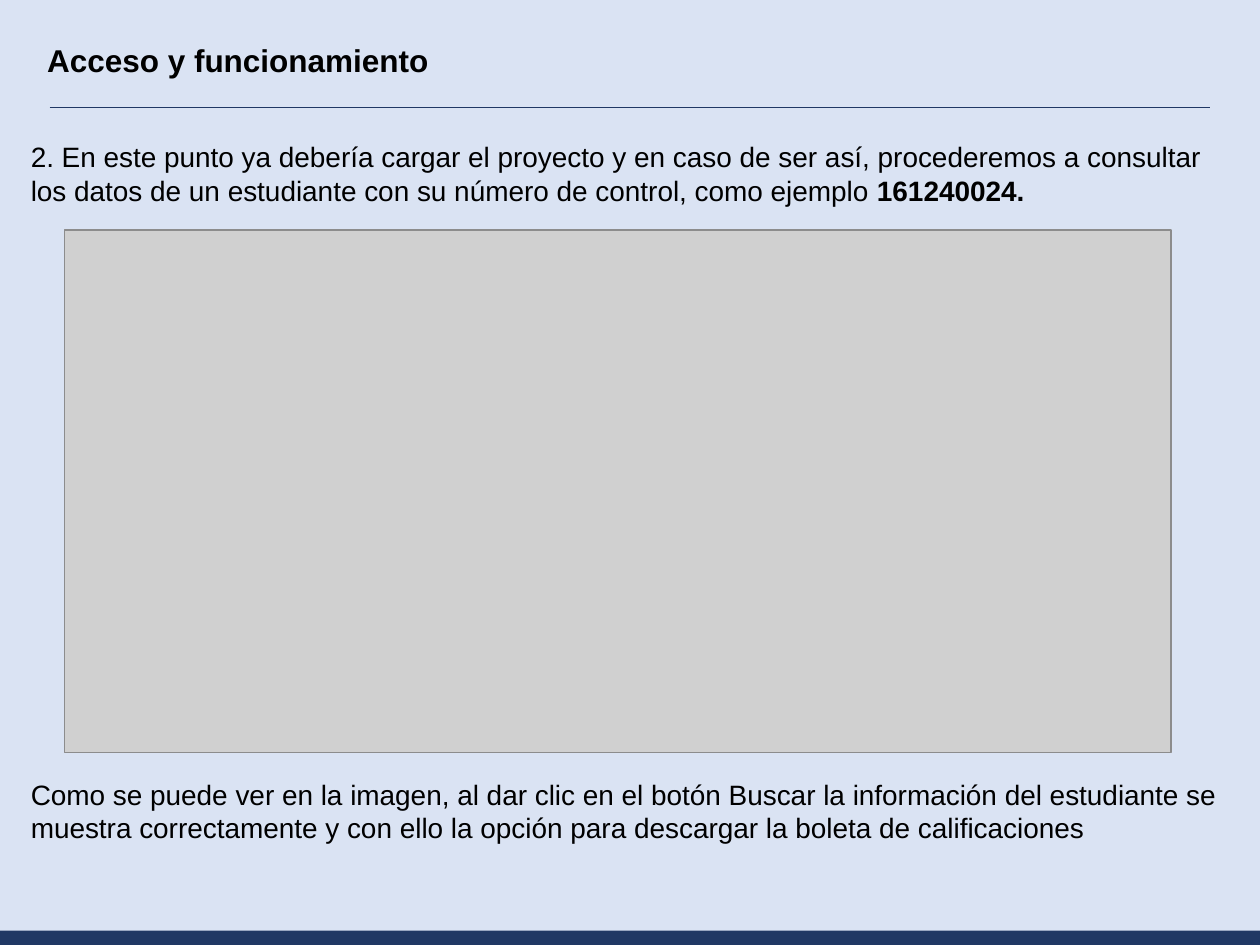
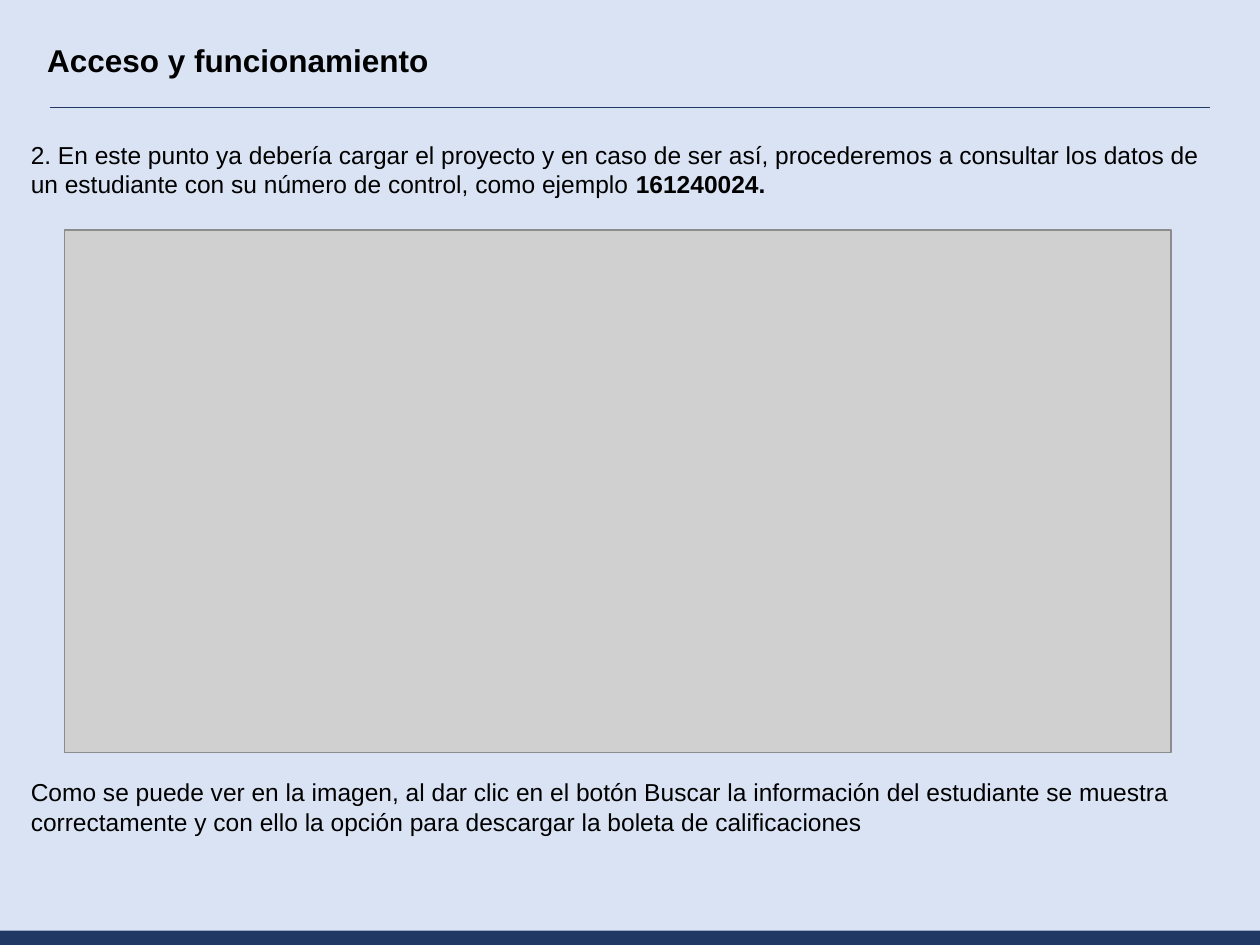
Before and after one commit to jcgalvezocampo1985/ith, a slide deck: slide 18 of web/Configuracion.pptx. Drawn at 1260x945 pixels with LibreOffice and Linux fonts; fonts in the diff are those of the drawing; grey boxes stand for pictures. Boxes give left, top, right and bottom in pixels: in the first picture for what was removed or moved away, otherwise in the second. Text is boxed around its words. In the diff, an @@ line names an element or a change of style, - is before the commit and + after.

```diff
--- a/web/Configuracion.pptx
+++ b/web/Configuracion.pptx
@@ text "2. En este punto ya ..." at bbox=[31, 146, 1198, 198]: size 16 to 14 pt @@
@@ text "Como se puede ver en ..." at bbox=[31, 783, 1168, 836]: size 16 to 14 pt @@
```
Also in this commit, not shown: 11 other slides changed, 2 other files.
